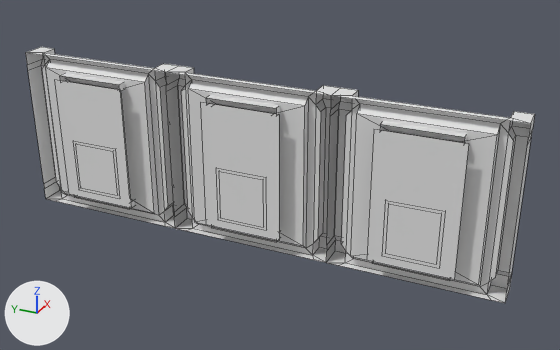
What one commit did to the FBX model Pitch_Prototype/Assets/Prefabs/Blockout Prefabs/ModularBuilding/WindowLine.fbx.
Camera for both pictures: a camera (50 mm lens) standing at (-36.0, -18.3, 22.9) and looking at (0.9, -1.7, 4.5). Lighting does not change. The marker at lower left points along +X, +Y and +Z. Mesh edges are drawn as thin lines.
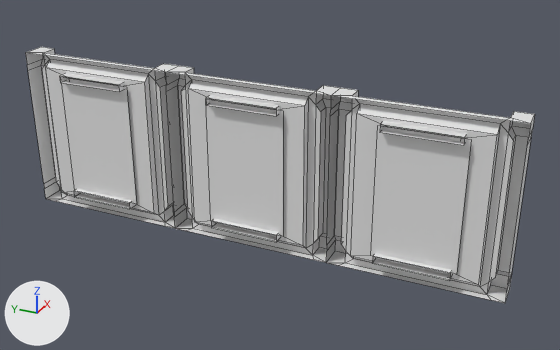
Changed parts and their boxes (x1, y1, x2, y2) in the pictures (560 x 350 px; the box of a moved part takes in the faces that stretch with it):
part 1 of me_plane_001, moved or reshaped
    before: (54, 80, 469, 280)
    after: (61, 78, 471, 274)
part 2 of me_plane_001, cut back
    both: (46, 68, 497, 285)

The change, as a diff of the scene's bpy script:
```diff
--- a/Pitch_Prototype/Assets/Prefabs/Blockout Prefabs/ModularBuilding/WindowLine.fbx.py
+++ b/Pitch_Prototype/Assets/Prefabs/Blockout Prefabs/ModularBuilding/WindowLine.fbx.py
@@ me_plane_001 @@
 # used by ob_plane_003; location = (0.0, -10.0, 4.99); rotation_euler = (0.0, 1.571, 0.0), in degrees (0, 90, 0)
-me_plane_001.from_pydata(...)  # 130 vertices, 103 faces; spans x -5.0..5.0, y -5.0..5.0, z -0.73..1.46
+me_plane_001.from_pydata(...)  # 82 vertices, 68 faces; spans x -5.0..5.0, y -5.0..5.0, z -0.54..1.46
+# me_plane_001 part 1: the loose piece of 4 vertices spanning x -3.82..3.82, y -2.39..2.39, z -0.73 is moved by (0.0, 0.0, 0.57)
+# me_plane_001 part 2
+# 8 vertices are removed from x -3.57..3.57, y -1.81..1.81, z -0.56..0.0
+# 8 faces are deleted
+# 4 vertices are added at (3.78, 1.86, 0.0), (3.78, -1.86, 0.0), (-3.76, -1.86, 0.0), (-3.76, 1.86, 0.0)
+# 5 new faces join them
 me_plane_001.materials.append(mat_wall)
```
